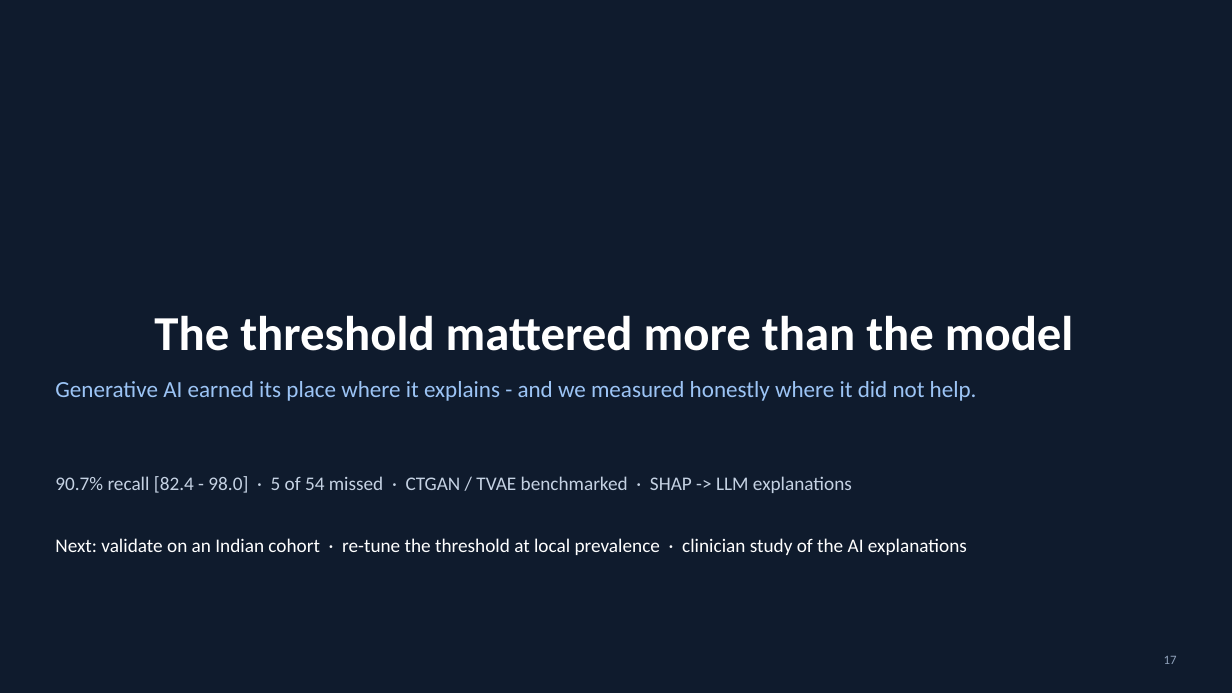
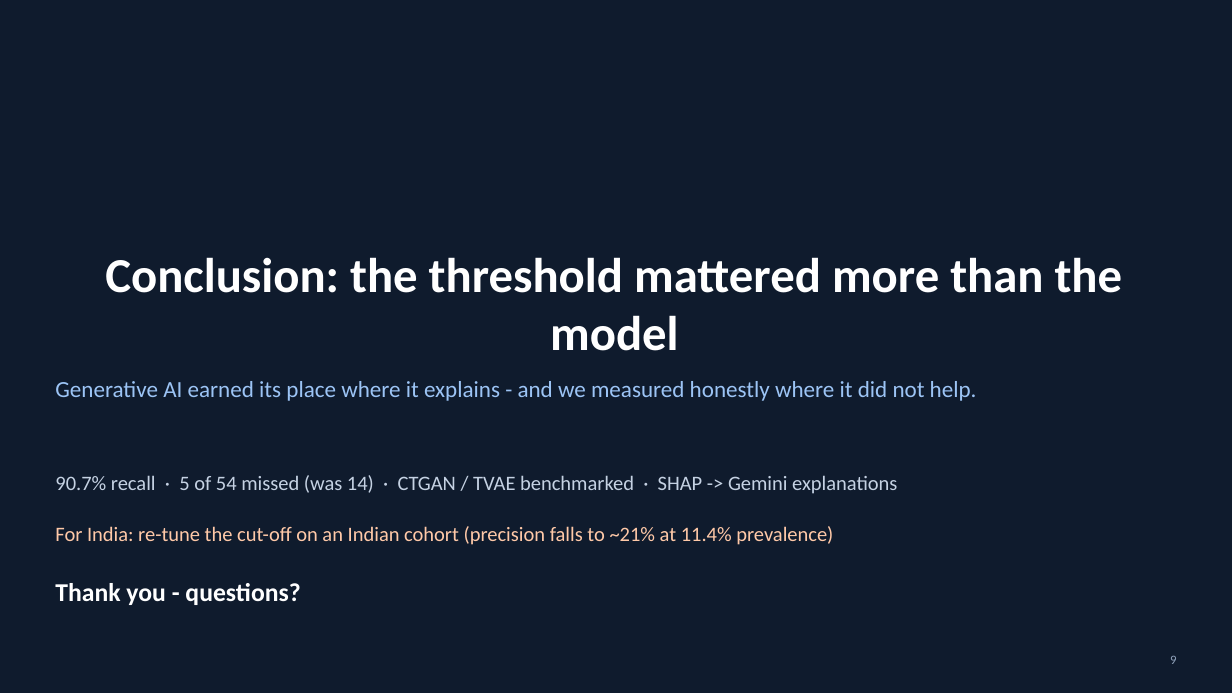
Before and after one commit to prem-maradiya/GenAI-Diabetes-Onset-Prediction, a slide deck: slide 9 of reports/Diabetes_Onset_Prediction_Final_Jury_Deck.pptx (slide 17 before the commit). Drawn at 1232x693 pixels with LibreOffice and Linux fonts; fonts in the diff are those of the drawing. Boxes give left, top, right and bottom in pixels: in the first picture for what was removed or moved away, otherwise in the second. Text is boxed around its words. In the diff, an @@ line names an element or a change of style, - is before the commit and + after.

```diff
--- a/reports/Diabetes_Onset_Prediction_Final_Jury_Deck.pptx
+++ b/reports/Diabetes_Onset_Prediction_Final_Jury_Deck.pptx
@@ title at [105, 257, 1123, 351]: text changed @@
-The threshold mattered more than the model
+Conclusion: the threshold mattered more than the model
@@ text at [55, 475, 897, 494]: text changed; size 15 to 16 pt @@
-90.7% recall [82.4 - 98.0] · 5 of 54 missed · CTGAN / TVAE benchmarked · SHAP -> LLM explanations
+90.7% recall · 5 of 54 missed (was 14) · CTGAN / TVAE benchmarked · SHAP -> Gemini explanations
@@ text at [55, 526, 833, 545]: text changed; size 15 to 16 pt; text colour #FFFFFF to #FFC9A8 @@
-Next: validate on an Indian cohort · re-tune the threshold at local prevalence · clinician study of the AI explanations
+For India: re-tune the cut-off on an Indian cohort (precision falls to ~21% at 11.4% prevalence)
@@ text added at [55, 583, 300, 605], 20 pt, text #FFFFFF, bold @@
+Thank you - questions?
@@ page number at [1170, 656, 1176, 664]: text changed @@
-17
+9
```
Also in this commit, not shown: 5 other slides changed, 2 slides added, 12 slides removed, 1 other file.
